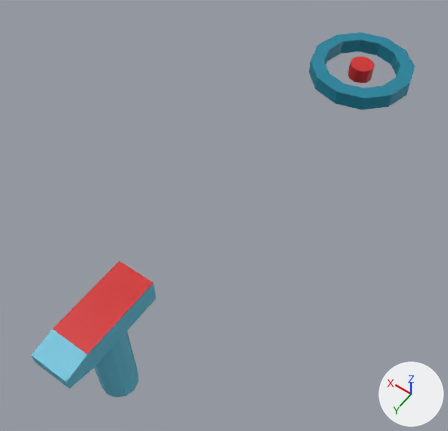
What one commit did to the Blender file Blender/ui.blend.
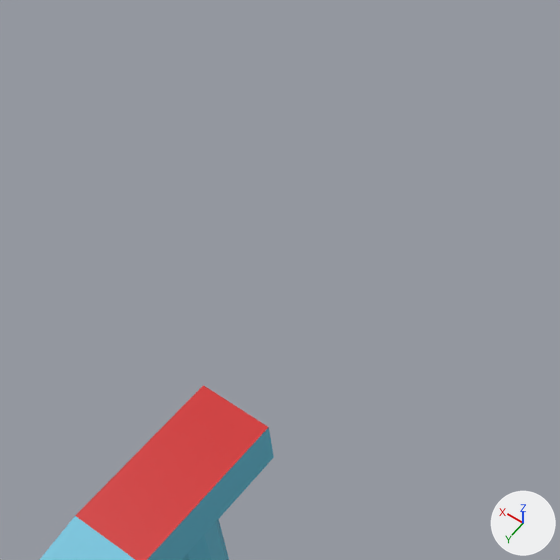
There are two pictures of each version: one whole from a camera (50 mm lens) standing at (-1.22, 0.77, 2.79) and looking at (0.14, -1.13, -0.19), one close up on the part from 3% to 68% of the width and 14% to 82% of the height. Every picture has the same lights, and +X, +Y and +Z are marked at lower right.
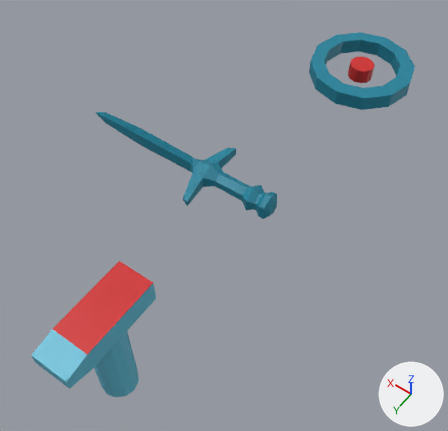
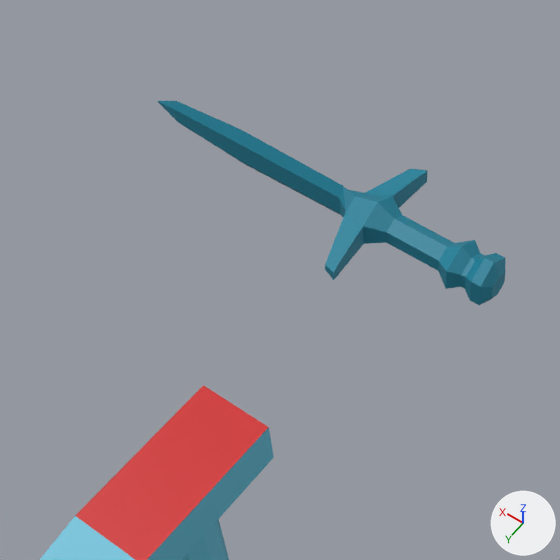
Pixel boxes [x1, y1, x2, y2] of what changed, in the close-ups (560 x 560 px):
'Cylinder.002', added (cyan)
    after: [158, 101, 505, 305]

What the commit changed:
Mesh me_cylinder_001 is new.
It has 92 vertices, 88 faces and spans x -0.45..0.932, y -0.247..0.262, z -0.006..0.172.
It uses material mat_uimaterial (picture img_paletteunits_png).
Object 'Cylinder.002' (ob_cylinder_002) is new; it shows me_cylinder_001.
Its location is (0.3, -1.219, -0.083).
